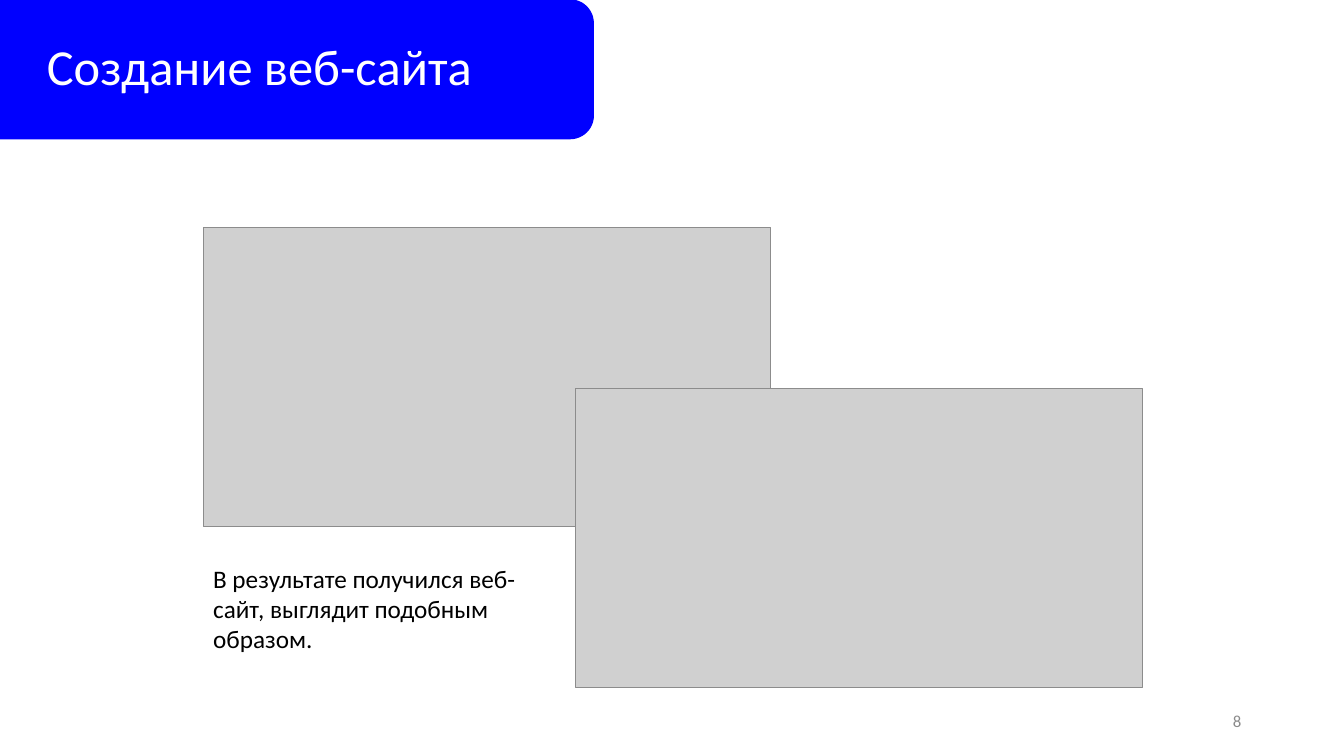
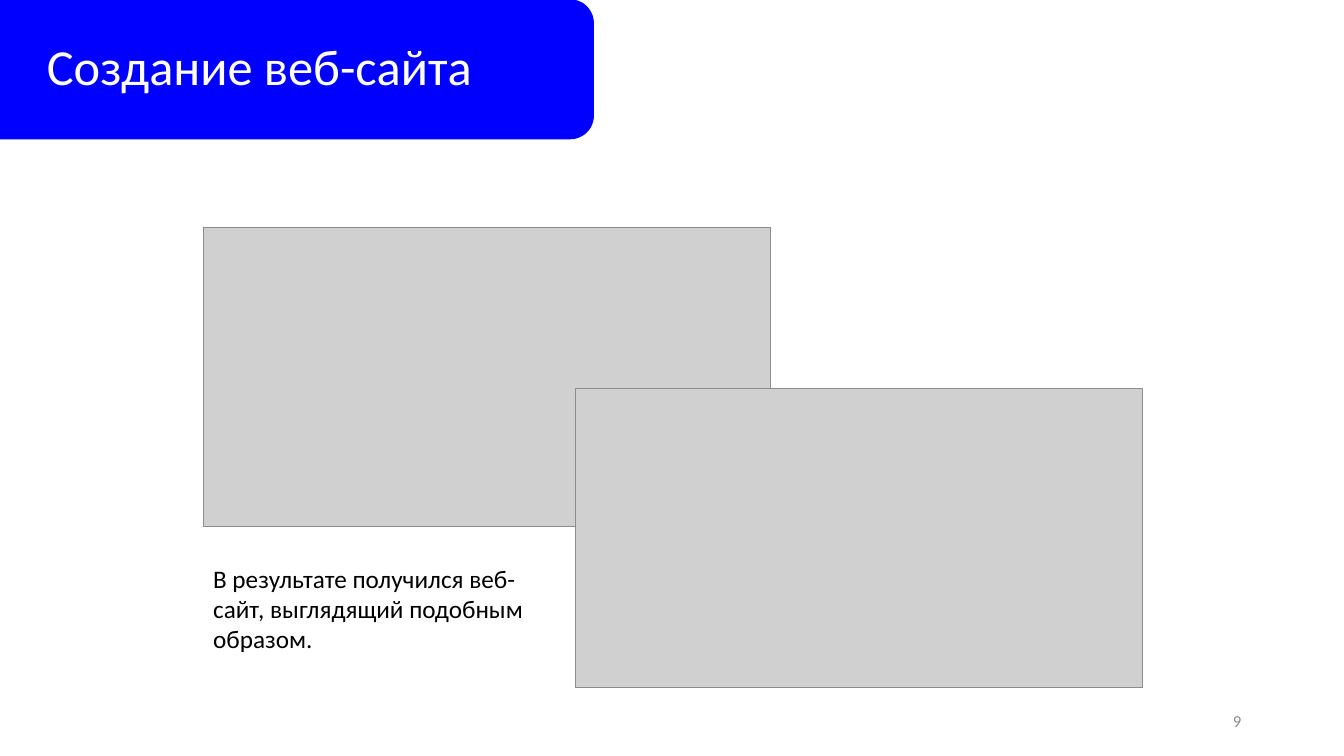
Before and after one commit to kirillvelyugo/school_sites, a slide deck: slide 9 of Project/Презентация.pptx (slide 8 before the commit). Drawn at 1344x756 pixels with LibreOffice and Linux fonts; fonts in the diff are those of the drawing; grey boxes stand for pictures. Boxes give left, top, right and bottom in pixels: in the first picture for what was removed or moved away, otherwise in the second. Text is boxed around its words. In the diff, an @@ line names an element or a change of style, - is before the commit and + after.

```diff
--- a/Project/Презентация.pptx
+++ b/Project/Презентация.pptx
@@ text at (213,571,522,652): text changed @@
-В результате получился веб-сайт, выглядит подобным образом.
+В результате получился веб-сайт, выглядящий подобным образом.
@@ text at (1233,716,1241,727): text changed @@
-8
+9
```
Also in this commit, not shown: 5 other slides changed, 1 slide added.
